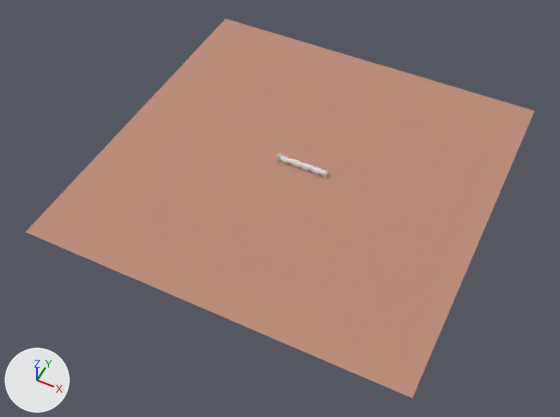
The Blender file data/blender/MarkerTower.blend as it was, and as the next commit left it.
Both versions are drawn from a 50 mm lens placed at (14.3, -31.4, 34.4), pointed at (-0.2, -2.4, -1.9). The lights are fixed; the arrows at lower left show +X, +Y and +Z.

In view in the first picture: 'MarkerTower', 'Plane'.
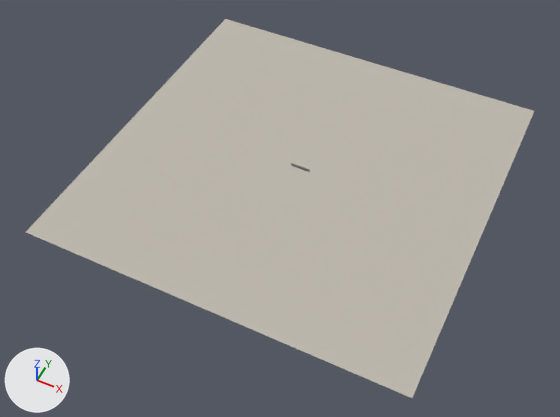
Boxes [x1, y1, x2, y2] around the edits, measured in the pictures (560 x 417 px):
'Plane', recoloured (beige to grey): [26, 19, 534, 398] in both
'MarkerTower', surface changed, rescaled: before [277, 153, 328, 177]; after [291, 163, 310, 172]

Patch to the scene script:
```diff
--- a/data/blender/MarkerTower.blend.py
+++ b/data/blender/MarkerTower.blend.py
@@ mat_material_001 @@
 mat_material_001 = principled_material('Material.001')
-mat_material_001.base_color = (0.796, 0.372, 0.237)  # beige #e7a486
+mat_material_001.base_color = (0.797, 0.737, 0.621)  # white #e7dfcf
 mat_material_001.roughness = 0.925
@@ mat_material_005 @@
 n0 = _N.new('ShaderNodeBsdfPrincipled'); n0.name = 'Principled BSDF'
 n1 = _N.new('ShaderNodeOutputMaterial'); n1.name = 'Material Output'
+n2 = _N.new('ShaderNodeTexNoise'); n2.name = 'Noise Texture'
 _L.new(n0.outputs[0], n1.inputs[0])  # 'BSDF' to 'Surface'
+_L.new(n2.outputs[0], n0.inputs[5])  # 'Factor' to 'Normal'
@@ ob_markertower @@
 ob_markertower.rotation_euler = (0.0, 1.571, 0.0)  # degrees (0, 90, 0)
-ob_markertower.scale = (0.0164, 0.0164, 0.0164)
+ob_markertower.scale = (0.00595, 0.00595, 0.00595)
```
